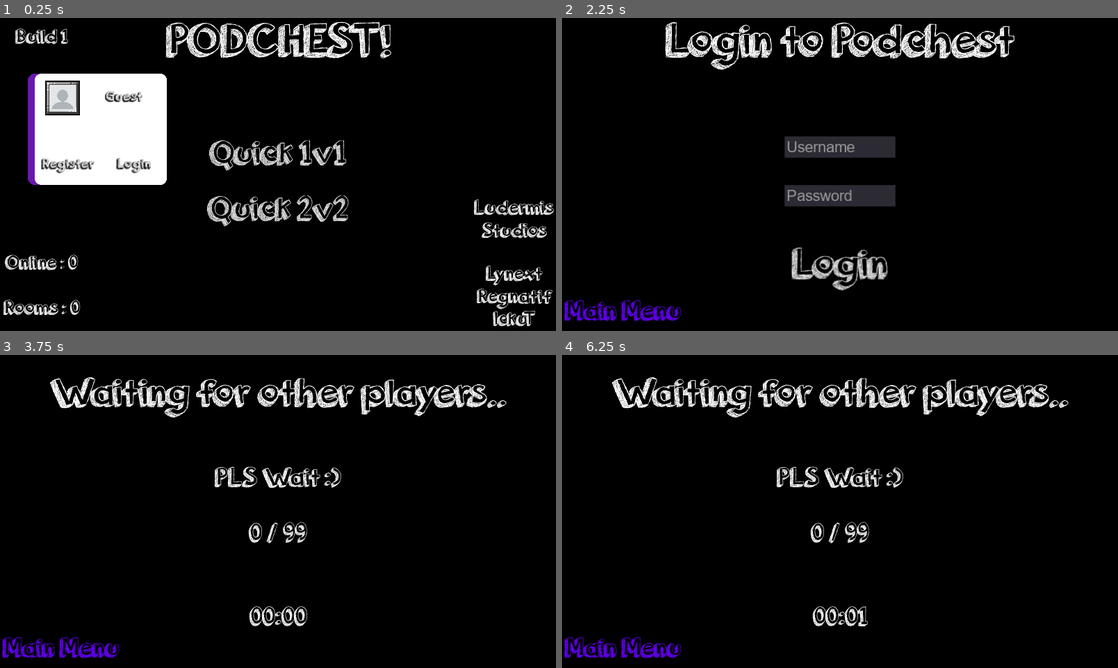
Above: before the commit, frames 1-4 (two rows, left to right).
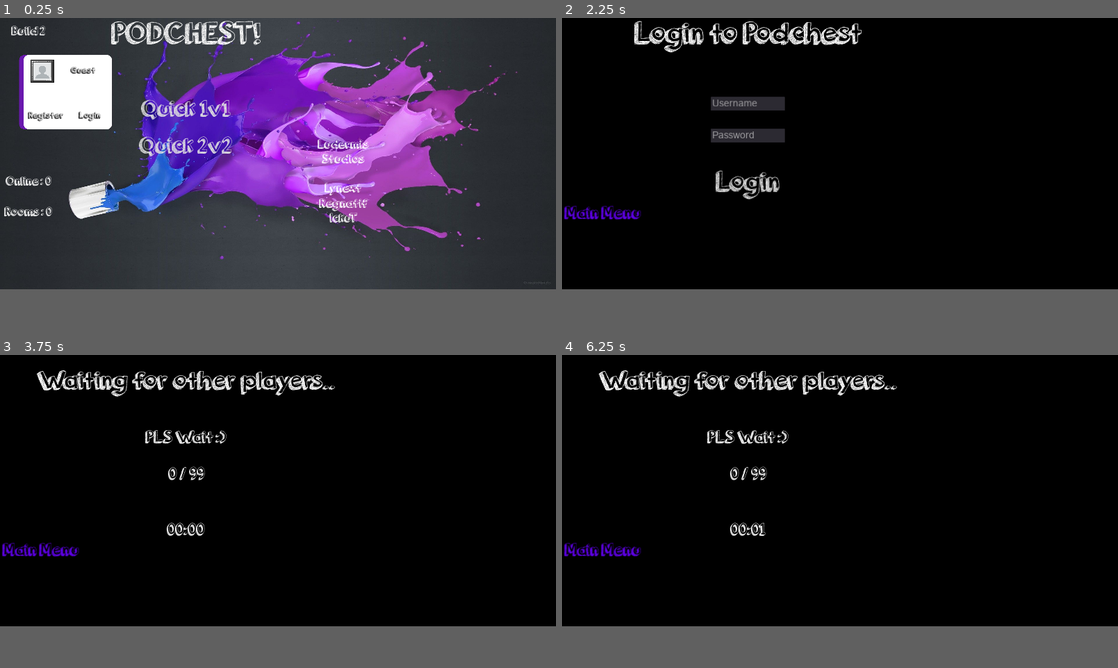
Above: after the commit, the same moments.

Repository: Ludermis/Podchest
Game: Godot game, scene res://Prefabs/Scenes/MainScene.tscn
The game is run twice, just before and just after one commit, with the same random seed, the same clock (stepped at 60 frames per second) and the same inputs.
Inputs (mouse positions are in pixels of both pictures, inside the frame that each line leads up to):
- Up to frame 1 (0.25 s): no input
- Up to frame 2 (2.25 s): click "Register" at 0.5 s; click "Main Menu" at 1.25 s; click "Login" at 2 s
- Up to frame 3 (3.75 s): click "Main Menu" at 2.75 s; click "Quick 1v1" at 3.5 s
- Up to frame 4 (6.25 s): click "Main Menu" at 4.25 s; click "Quick 2v2" at 5 s; tap Enter at 5.75 s; move the mouse to (962, 495) at 5.77 s; hold D (right) from 5.78 s (still down); click (962, 495) at 5.85 s
In our replay, the window is 800x450 before the commit and 800x390 after it. These sizes can differ from the game's own. Grey fills any space a smaller window leaves; there, only what the larger window draws over its background counts as a difference.

The runs differ from the first frame. In frame 1, 85% of the frame differs, in the area x 0-100%, y 0-99%; in frame 2, 10%; in frame 3, 7.4%; in frame 4, 7.4%.

Commit message:
Lynext
Aspect ratio tests

Diff:
--- a/Prefabs/Characters/Villager.tscn
+++ b/Prefabs/Characters/Villager.tscn
@@ -7,67 +7,67 @@
 
 [sub_resource type="AtlasTexture" id=1]
 atlas = ExtResource( 1 )
+region = Rect2( 64, 704, 64, 64 )
+
+[sub_resource type="AtlasTexture" id=2]
+atlas = ExtResource( 1 )
+region = Rect2( 128, 704, 64, 64 )
+
+[sub_resource type="AtlasTexture" id=3]
+atlas = ExtResource( 1 )
+region = Rect2( 192, 704, 64, 64 )
+
+[sub_resource type="AtlasTexture" id=4]
+atlas = ExtResource( 1 )
+region = Rect2( 256, 704, 64, 64 )
+
+[sub_resource type="AtlasTexture" id=5]
+atlas = ExtResource( 1 )
+region = Rect2( 320, 704, 64, 64 )
+
+[sub_resource type="AtlasTexture" id=6]
+atlas = ExtResource( 1 )
+region = Rect2( 384, 704, 64, 64 )
+
+[sub_resource type="AtlasTexture" id=7]
+atlas = ExtResource( 1 )
+region = Rect2( 448, 704, 64, 64 )
+
+[sub_resource type="AtlasTexture" id=8]
+atlas = ExtResource( 1 )
+region = Rect2( 512, 704, 64, 64 )
+
+[sub_resource type="AtlasTexture" id=9]
+atlas = ExtResource( 1 )
 region = Rect2( 64, 576, 64, 64 )
 
-[sub_resource type="AtlasTexture" id=2]
+[sub_resource type="AtlasTexture" id=10]
 atlas = ExtResource( 1 )
 region = Rect2( 128, 576, 64, 64 )
 
-[sub_resource type="AtlasTexture" id=3]
+[sub_resource type="AtlasTexture" id=11]
 atlas = ExtResource( 1 )
 region = Rect2( 192, 576, 64, 64 )
 
-[sub_resource type="AtlasTexture" id=4]
+[sub_resource type="AtlasTexture" id=12]
 atlas = ExtResource( 1 )
 region = Rect2( 256, 576, 64, 64 )
 
-[sub_resource type="AtlasTexture" id=5]
+[sub_resource type="AtlasTexture" id=13]
 atlas = ExtResource( 1 )
 region = Rect2( 320, 576, 64, 64 )
 
-[sub_resource type="AtlasTexture" id=6]
+[sub_resource type="AtlasTexture" id=14]
 atlas = ExtResource( 1 )
 region = Rect2( 384, 576, 64, 64 )
 
-[sub_resource type="AtlasTexture" id=7]
+[sub_resource type="AtlasTexture" id=15]
 atlas = ExtResource( 1 )
 region = Rect2( 448, 576, 64, 64 )
 
-[sub_resource type="AtlasTexture" id=8]
+[sub_resource type="AtlasTexture" id=16]
 atlas = ExtResource( 1 )
 region = Rect2( 512, 576, 64, 64 )
-
-[sub_resource type="AtlasTexture" id=9]
-atlas = ExtResource( 1 )
-region = Rect2( 64, 704, 64, 64 )
-
-[sub_resource type="AtlasTexture" id=10]
-atlas = ExtResource( 1 )
-region = Rect2( 128, 704, 64, 64 )
-
-[sub_resource type="AtlasTexture" id=11]
-atlas = ExtResource( 1 )
-region = Rect2( 192, 704, 64, 64 )
-
-[sub_resource type="AtlasTexture" id=12]
-atlas = ExtResource( 1 )
-region = Rect2( 256, 704, 64, 64 )
-
-[sub_resource type="AtlasTexture" id=13]
-atlas = ExtResource( 1 )
-region = Rect2( 320, 704, 64, 64 )
-
-[sub_resource type="AtlasTexture" id=14]
-atlas = ExtResource( 1 )
-region = Rect2( 384, 704, 64, 64 )
-
-[sub_resource type="AtlasTexture" id=15]
-atlas = ExtResource( 1 )
-region = Rect2( 448, 704, 64, 64 )
-
-[sub_resource type="AtlasTexture" id=16]
-atlas = ExtResource( 1 )
-region = Rect2( 512, 704, 64, 64 )
 
 [sub_resource type="AtlasTexture" id=17]
 atlas = ExtResource( 1 )
@@ -165,12 +165,12 @@
 animations = [ {
 "frames": [ SubResource( 1 ), SubResource( 2 ), SubResource( 3 ), SubResource( 4 ), SubResource( 5 ), SubResource( 6 ), SubResource( 7 ), SubResource( 8 ) ],
 "loop": true,
+"name": "right",
+"speed": 10.0
+}, {
+"frames": [ SubResource( 9 ), SubResource( 10 ), SubResource( 11 ), SubResource( 12 ), SubResource( 13 ), SubResource( 14 ), SubResource( 15 ), SubResource( 16 ) ],
+"loop": true,
 "name": "left",
-"speed": 10.0
-}, {
-"frames": [ SubResource( 9 ), SubResource( 10 ), SubResource( 11 ), SubResource( 12 ), SubResource( 13 ), SubResource( 14 ), SubResource( 15 ), SubResource( 16 ) ],
-"loop": true,
-"name": "right",
 "speed": 10.0
 }, {
 "frames": [ SubResource( 17 ), SubResource( 18 ), SubResource( 19 ), SubResource( 20 ), SubResource( 21 ), SubResource( 22 ), SubResource( 23 ), SubResource( 24 ) ],
@@ -210,8 +210,8 @@
 position = Vector2( 0, -48 )
 scale = Vector2( 2, 2 )
 frames = SubResource( 40 )
-animation = "cast"
-frame = 1
+animation = "down"
+frame = 5
 
 [node name="CollisionShape2D" type="CollisionShape2D" parent="."]
 visible = false
--- a/Prefabs/Scenes/MainScene.tscn
+++ b/Prefabs/Scenes/MainScene.tscn
@@ -1,10 +1,11 @@
-[gd_scene load_steps=17 format=2]
+[gd_scene load_steps=18 format=2]
 
 [ext_resource path="res://Sprites/UI/frame.png" type="Texture" id=1]
 [ext_resource path="res://Fonts/orange juice 2.0.ttf" type="DynamicFontData" id=2]
 [ext_resource path="res://Sprites/ProfilePictures/blank.png" type="Texture" id=3]
 [ext_resource path="res://SavedResources/UI/PurplePanel.tres" type="StyleBox" id=4]
 [ext_resource path="res://Scripts/Scenes/MainScene.gd" type="Script" id=5]
+[ext_resource path="res://Sprites/UI/Backgrounds/background1.jpg" type="Texture" id=6]
 
 [sub_resource type="DynamicFontData" id=1]
 font_path = "res://Fonts/orange juice 2.0.ttf"
@@ -103,6 +104,15 @@
 script = ExtResource( 5 )
 __meta__ = {
 "_edit_horizontal_guides_": [  ]
+}
+
+[node name="Background" type="TextureRect" parent="."]
+margin_right = 1920.0
+margin_bottom = 936.0
+texture = ExtResource( 6 )
+expand = true
+__meta__ = {
+"_edit_use_anchors_": false
 }
 
 [node name="AccountPanel" type="Panel" parent="."]
@@ -297,7 +307,7 @@
 margin_right = 192.0
 margin_bottom = 96.0
 custom_fonts/font = SubResource( 11 )
-text = "Build 1"
+text = "Build 2"
 align = 1
 valign = 1
 __meta__ = {
--- a/Scripts/Characters/Villager.gd
+++ b/Scripts/Characters/Villager.gd
@@ -23,7 +23,7 @@
 				2:
 					{
 						"effect": null, "casting": false, "lastCasted": -1000,
-						"indicating": false, "maxRange": 200, "castTime": 1,
+						"indicating": false, "maxRange": 200, "castTime": 0.5,
 						"castStarted": -1000, "cooldown": 7, "castLocation": Vector2.ZERO
 					},
 				3:
--- a/Scripts/Scenes/RegisterScene.gd
+++ b/Scripts/Scenes/RegisterScene.gd
@@ -9,7 +9,7 @@
 	$Message.text = "Registration completed! You can go back and login now."
 	$Message.visible = true
 	$Container/Username.visible = false
-	$Container/Username.visible = false
+	$Container/Password.visible = false
 	$RegisterButton.visible = false
 
 remote func registerFailed (msg):
--- a/project.godot
+++ b/project.godot
@@ -28,8 +28,8 @@
 
 [display]
 
-window/size/width=1280
-window/size/height=720
+window/size/width=1920
+window/size/height=937
 window/size/resizable=false
 mouse_cursor/custom_image="res://Sprites/Misc/cursor.png"
 window/stretch/mode="2d"
Not shown: 8 places in Prefabs/Scenes/RegisterScene.tscn that only renumber resources
Binary file added: Sprites/UI/Backgrounds/background1.jpg
Not shown, added: Sprites/UI/Backgrounds/background1.jpg.import
